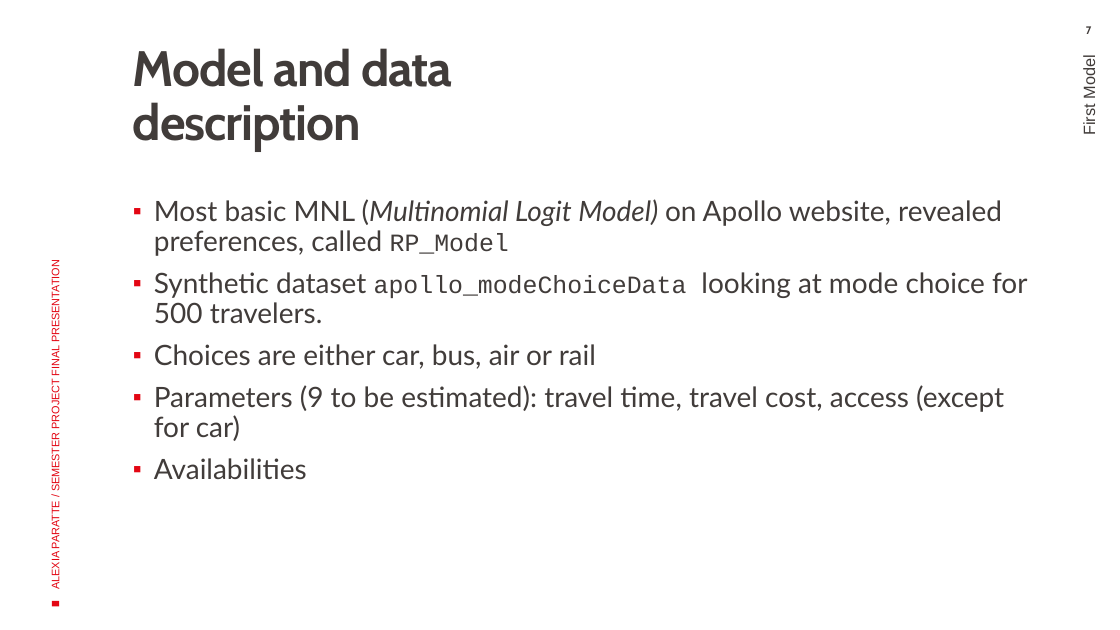
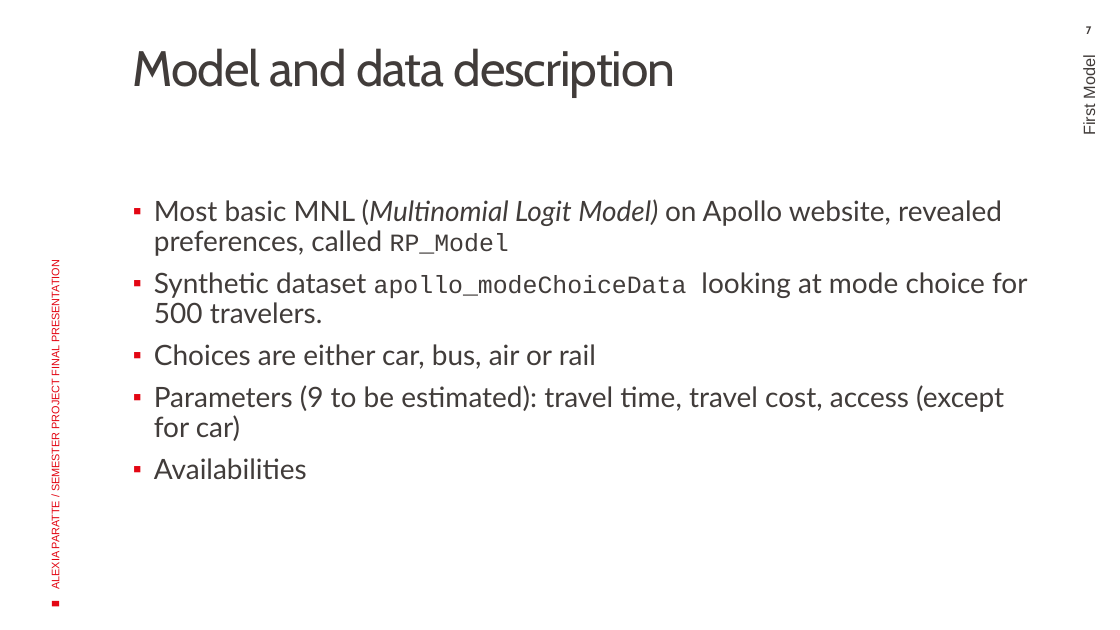
Before and after one commit to araccoon22/Semester-project, a slide deck: slide 7 of Documentation/Reports/Final Presentation - Semester project.pptx. Drawn at 1120x630 pixels with LibreOffice and Linux fonts; fonts in the diff are those of the drawing; background and template pictures are left out. Boxes give left, top, right and bottom in pixels: in the first picture for what was removed or moved away, otherwise in the second. Text is boxed around its words. In the diff, an @@ line names an element or a change of style, - is before the commit and + after.

```diff
--- a/Documentation/Reports/Final Presentation - Semester project.pptx
+++ b/Documentation/Reports/Final Presentation - Semester project.pptx
@@ title "Model and data description" at [133,48,675,97]: bold off @@
```
Also in this commit, not shown: 8 other slides changed, 9 slides added, 6 other files.
